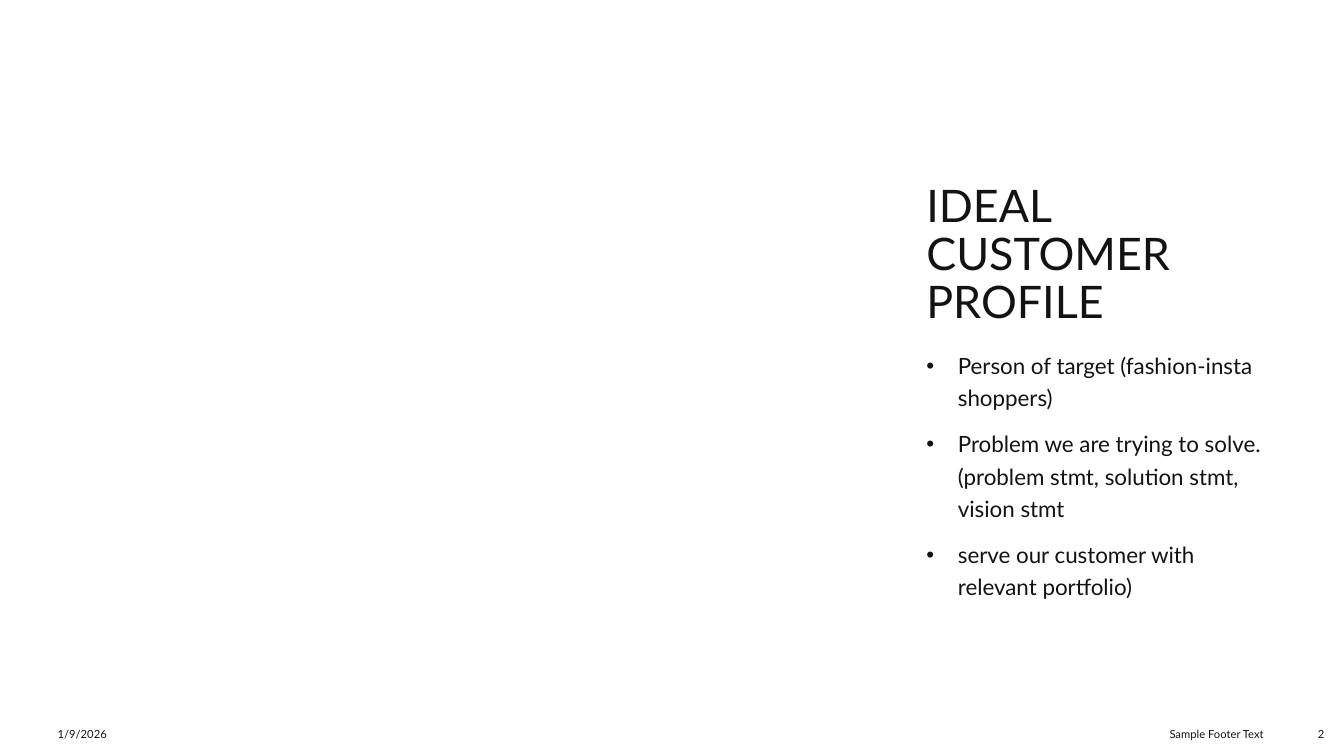
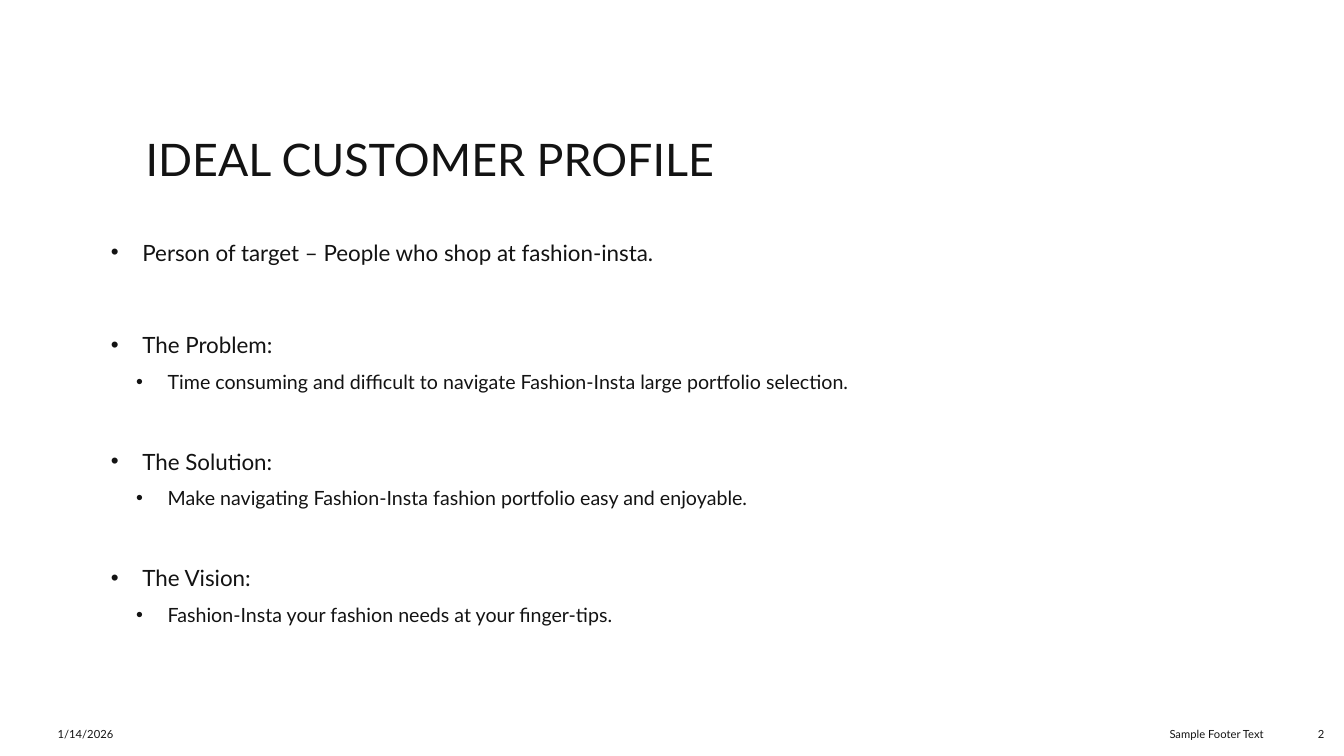
Before and after one commit to pajeeokoth/fashion-insta, a slide deck: slide 2 of Fashion-insta.pptx. Drawn at 1344x756 pixels with LibreOffice and Linux fonts; fonts in the diff are those of the drawing; background and template pictures are left out. Boxes give left, top, right and bottom in pixels: in the first picture for what was removed or moved away, otherwise in the second. Text is boxed around its words. In the diff, an @@ line names an element or a change of style, - is before the commit and + after.

```diff
--- a/Fashion-insta.pptx
+++ b/Fashion-insta.pptx
@@ title "IDEAL CUSTOMER PROFILE" rewrapped from (x1=926, y1=190, x2=1170, y2=319) to (x1=146, y1=143, x2=714, y2=177) @@
@@ text at (x1=142, y1=244, x2=747, y2=626): text changed; size 16 to 14 pt @@
-• Person of target (fashion-insta shoppers)
-• Problem we are trying to solve. (problem stmt, solution stmt, vision stmt
-• serve our customer with relevant portfolio)
+• Person of target – People who shop at fashion-insta.
+• The Problem:
+  • Time consuming and difficult to navigate Fashion-Insta large portfolio selection.
+• The Solution:
+  • Make navigating Fashion-Insta fashion portfolio easy and enjoyable.
+• The Vision:
+  • Fashion-Insta your fashion needs at your finger-tips.
@@ text at (x1=58, y1=730, x2=114, y2=739): text changed @@
-1/9/2026
+1/14/2026
```
Also in this commit, not shown: 22 other slides changed, 2 slides added, 2 slides removed, 1 other file.
